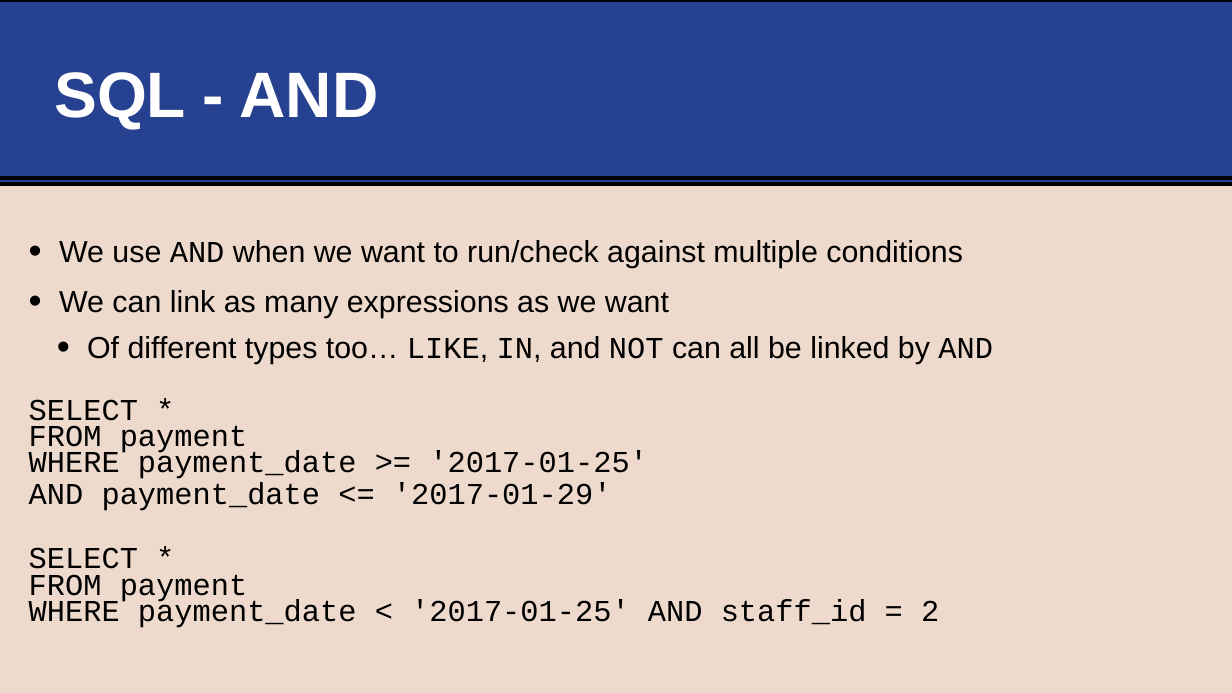
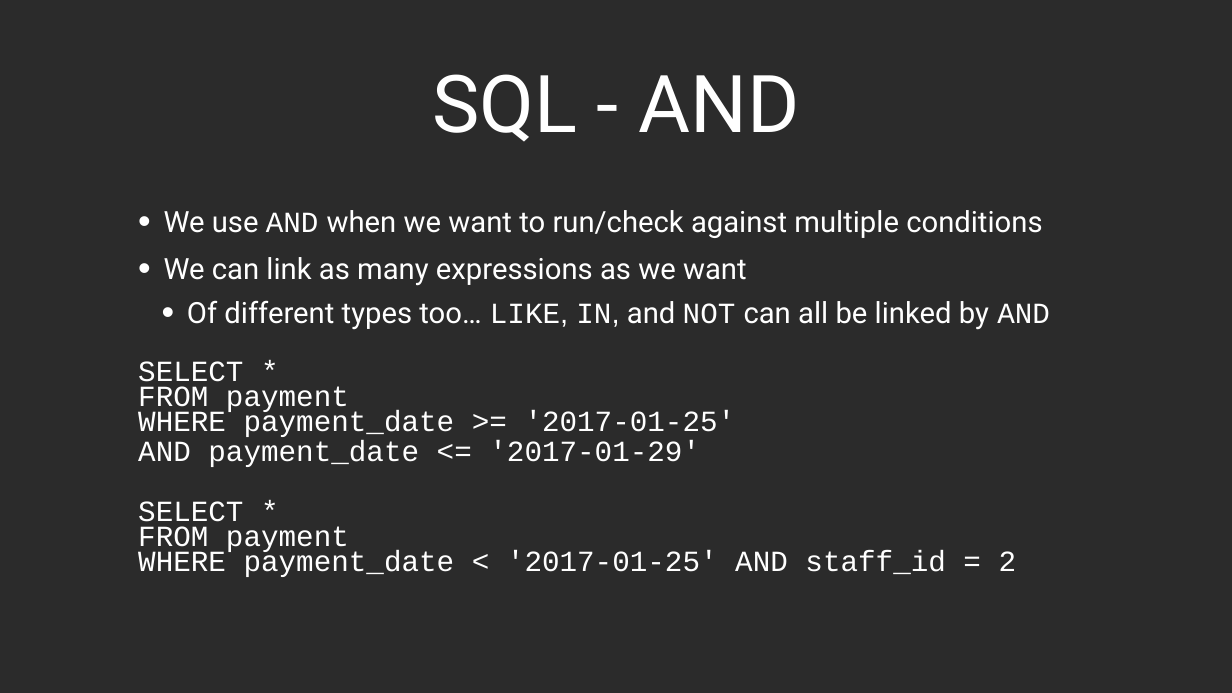
Before and after one commit to life-efficient/Data-Engineering, a slide deck: slide 25 of 2. SQL/1. SQL Basics/1. SQL Basics.pptx (slide 24 before the commit). Drawn at 1232x693 pixels with LibreOffice and Linux fonts; fonts in the diff are those of the drawing; background and template pictures are left out; a plain dark background stands for a picture behind light text. Boxes give left, top, right and bottom in pixels: in the first picture for what was removed or moved away, otherwise in the second. Text is boxed around its words. In the diff, an @@ line names an element or a change of style, - is before the commit and + after.

```diff
--- a/2. SQL/1. SQL Basics/1. SQL Basics.pptx
+++ b/2. SQL/1. SQL Basics/1. SQL Basics.pptx
@@ background #EDDACC to picture (left out) @@
@@ rectangle removed at (x1=0, y1=0, x2=1232, y2=184) @@
@@ title "SQL - AND" moved from (x1=54, y1=72, x2=379, y2=130) to (x1=432, y1=74, x2=800, y2=142) @@
@@ title "SQL - AND" at (x1=432, y1=74, x2=800, y2=142): size 100 to 124.2 pt, font Arial to Roboto, bold off; alignment left to centre; vertical alignment middle to bottom @@
@@ line removed from (0, 178) to (1232, 178) @@
@@ text "We use AND when we ..." moved from (x1=29, y1=240, x2=993, y2=628) to (x1=138, y1=210, x2=1050, y2=577) @@
@@ text "We use AND when we ..." at (x1=138, y1=210, x2=1050, y2=577): size 47.3 to 45.6 pt, text colour #000000 to #FFFFFF; font Arial to Roboto in "We use when we want to run/check ...", "We can link as many expressions as ...", "Of different types too… and can all ..."; indent changed; less space between paragraphs @@
```
Also in this commit, not shown: 23 other slides changed, 4 slides added, 3 slides removed, 1 other file.
